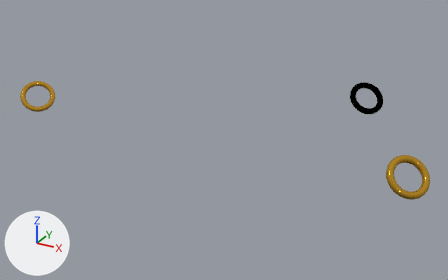
What one commit did to the Blender file ring.blend.
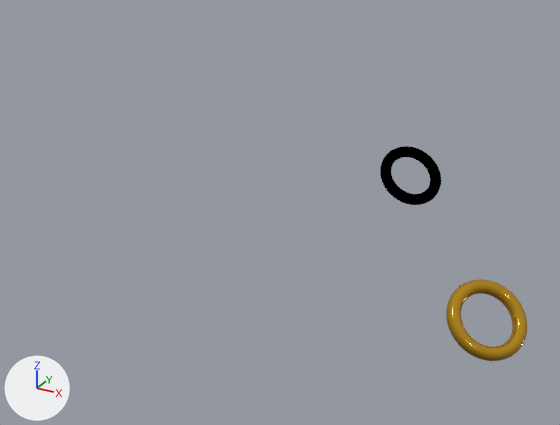
There are two pictures of each version: one whole from a 50 mm camera at (5.5, -29.6, 14.6) aimed at (-13.1, 4.1, -2.2), one close up on the part from 32% to 100% of the width and 1% to 84% of the height. Every picture has the same lights, and +X, +Y and +Z are marked at lower left.
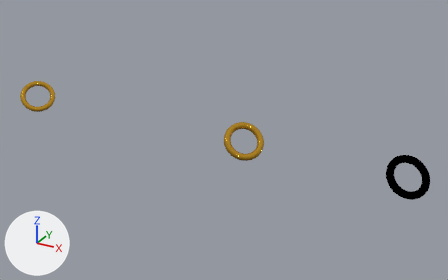
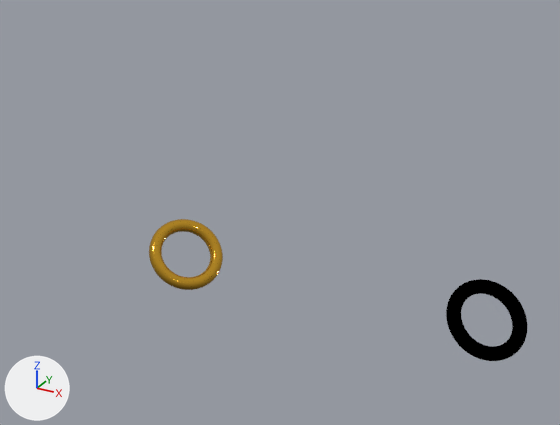
Location of each change, [x1, y1, x2, y2] in pixels of the close-ups (560 x 425 px):
'Torus.002', moved
    before: [446, 279, 527, 361]
    after: [149, 219, 223, 290]
'Torus', moved
    before: [380, 146, 441, 205]
    after: [446, 279, 527, 361]

The edits, one by one:
Object 'Torus' (ob_torus) moves from (-5.44, 10.64, 0.0) to (0.0, 0.0, 0.0).
Object 'Torus.002' (ob_torus_002) moves from (0.0, 0.0, 0.0) to (-9.5, 0.0, 0.0).
